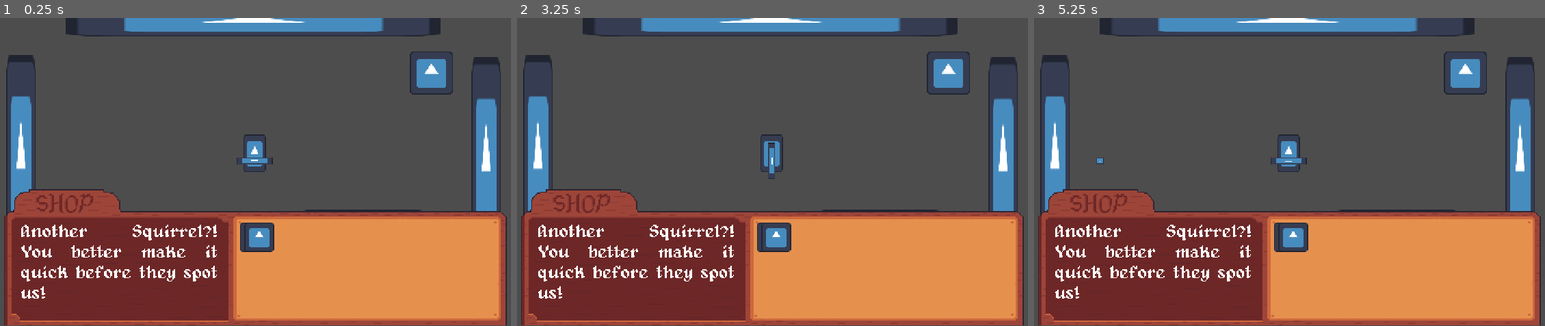
Above: before the commit, frames 1-3 (left to right).
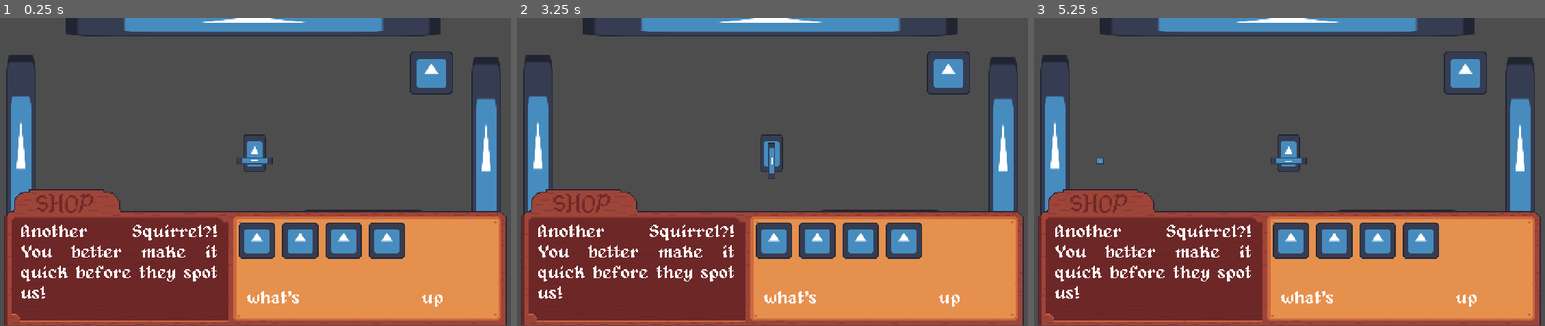
Above: after the commit, the same moments.

Repository: kikis05/SquirrelGame
Game: Godot game, scene res://scenes/main.tscn
Two runs of this game, one before a commit and one after it. Both use one fixed random seed, a clock stepped at 60 frames per second and the inputs below. The engine's default icon, where the game draws it, is replaced by a stand-in: a white triangle on a blue panel in a dark square.
Inputs (mouse positions are in pixels of both pictures, inside the frame that each line leads up to):
- Up to frame 1 (0.25 s): no input
- Up to frame 2 (3.25 s): click (757, 245) at 0.52 s; click (762, 245) at 1.27 s; tap Enter at 2 s; hold Right (attack_right) 2.03-2.78 s; tap Space at 2.75 s; hold Down (attack_down) from 2.78 s (still down)
- Up to frame 3 (5.25 s): tap Enter at 3.5 s; release Down (attack_down) at 3.53 s; hold Right (attack_right) 3.53-4.28 s; hold Up (attack_up) 4.28-5.03 s; tap Space at 5 s; hold Left (attack_left) from 5.03 s (still down)

The runs differ from the first frame. In frame 1, 3.1% of the frame differs, in the area x 46-87%, y 66-94%; in frame 2, 3.1%; in frame 3, 3.1%.

Commit message:
spaced out shop items

Diff:
--- a/shop_item.tscn
+++ b/shop_item.tscn
@@ -11,6 +11,6 @@
 sprite = NodePath("Sprite2D")
 
 [node name="Sprite2D" type="Sprite2D" parent="."]
-position = Vector2(13, 13)
-scale = Vector2(0.203125, 0.203125)
+position = Vector2(15, 16)
+scale = Vector2(0.25, 0.25)
 texture = ExtResource("1_glqc6")
--- a/shop_modal.gd
+++ b/shop_modal.gd
@@ -1,6 +1,6 @@
 extends CanvasLayer
 
-@onready var text = $Label
+@onready var text = $ShopText
 var dialogues = ["Another Squirrel?! You better make it quick before they spot us!"]
 
 func _ready():
--- a/shop_modal.tscn
+++ b/shop_modal.tscn
@@ -14,19 +14,7 @@
 position = Vector2(240, 134)
 texture = ExtResource("1_ruyqg")
 
-[node name="HBoxContainer" type="HBoxContainer" parent="Sprite2D"]
-offset_left = -13.0
-offset_top = 45.0
-offset_right = 209.0
-offset_bottom = 85.0
-
-[node name="ShopItem" parent="Sprite2D/HBoxContainer" instance=ExtResource("2_nc2er")]
-layout_mode = 2
-
-[node name="ShopItem2" parent="Sprite2D/HBoxContainer" instance=ExtResource("2_nc2er")]
-layout_mode = 2
-
-[node name="Label" type="Label" parent="."]
+[node name="ShopText" type="Label" parent="."]
 offset_left = 35.0
 offset_top = 180.0
 offset_right = 208.0
@@ -38,3 +26,42 @@
 label_settings = SubResource("LabelSettings_3c770")
 horizontal_alignment = 3
 autowrap_mode = 3
+
+[node name="Label" type="Label" parent="."]
+offset_left = 233.0
+offset_top = 238.0
+offset_right = 406.0
+offset_bottom = 319.0
+size_flags_horizontal = 8
+theme_override_fonts/font = ExtResource("4_ywokf")
+theme_override_font_sizes/font_size = 16
+text = "what's up"
+label_settings = SubResource("LabelSettings_3c770")
+horizontal_alignment = 3
+autowrap_mode = 3
+
+[node name="ShopItems" type="HBoxContainer" parent="."]
+offset_left = 227.0
+offset_top = 179.0
+offset_right = 413.0
+offset_bottom = 219.0
+theme_override_constants/separation = 38
+
+[node name="ShopItem" parent="ShopItems" instance=ExtResource("2_nc2er")]
+layout_mode = 2
+
+[node name="ShopItem2" parent="ShopItems" instance=ExtResource("2_nc2er")]
+layout_mode = 2
+
+[node name="Inventory" type="HBoxContainer" parent="."]
+offset_left = 303.0
+offset_top = 179.0
+offset_right = 341.0
+offset_bottom = 219.0
+theme_override_constants/separation = 38
+
+[node name="ShopItem" parent="Inventory" instance=ExtResource("2_nc2er")]
+layout_mode = 2
+
+[node name="ShopItem2" parent="Inventory" instance=ExtResource("2_nc2er")]
+layout_mode = 2
